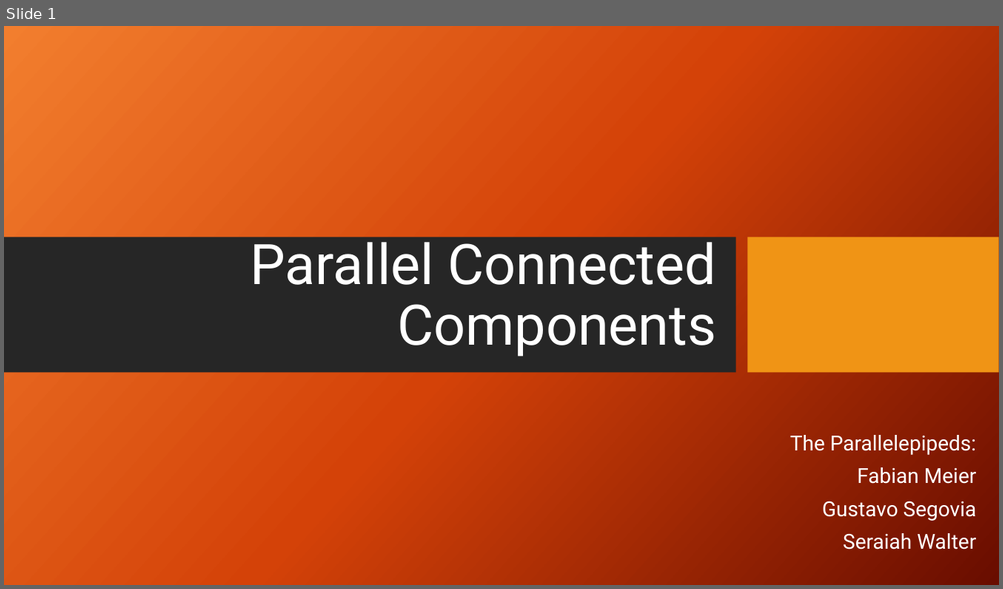
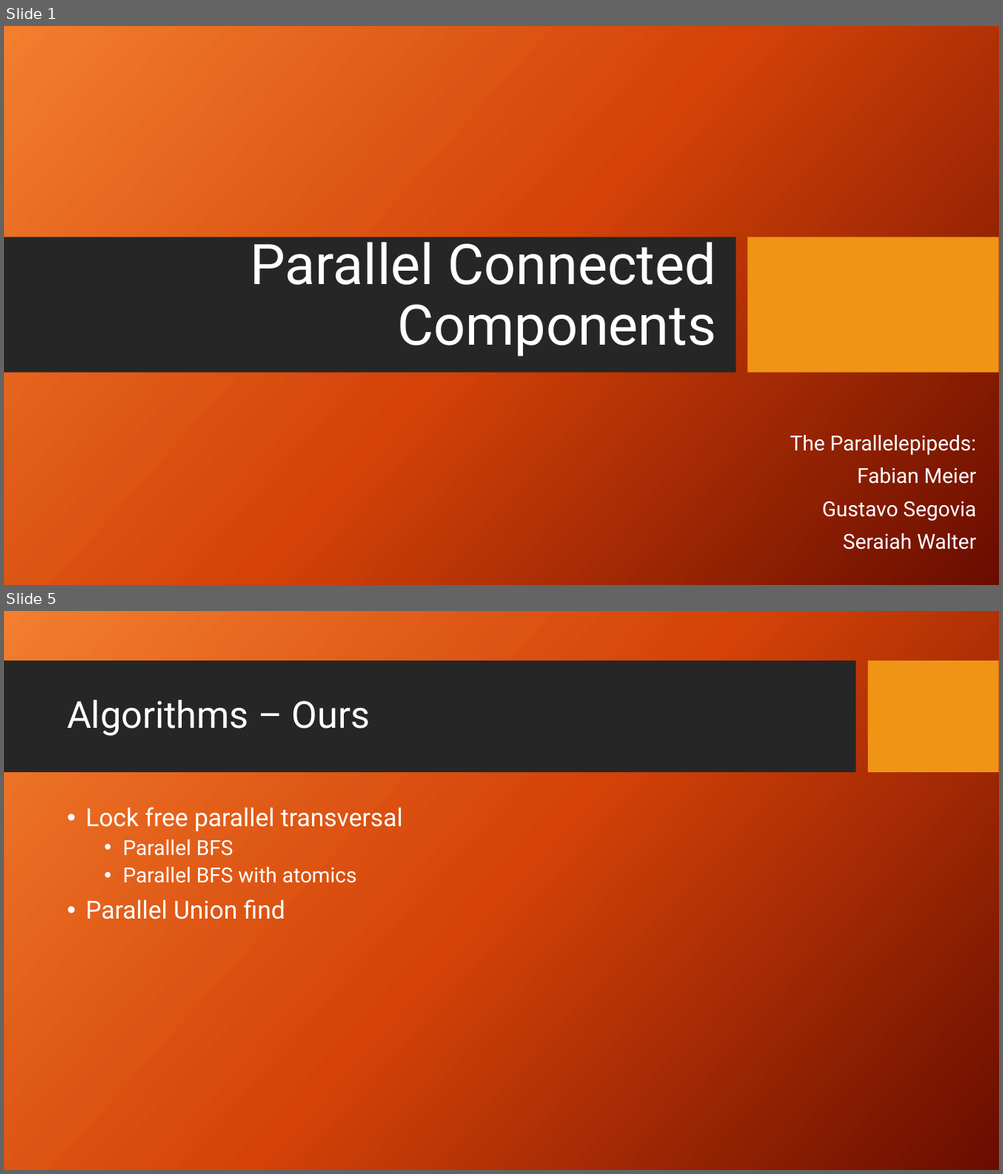
Before and after one commit to Aphlax/Parallelepipeds, a slide deck: FinalPresentation_Parallel Connected Components.pptx. Shown one above the other, each under a label of ours: slide 1 before the commit, slides 1 and 5 after it; the slides between them are not shown. The pictures are 1003x589 and 1003x1174 pixels, drawn with LibreOffice and Linux fonts; fonts in the diff are those of the drawing; background and template pictures are left out. Boxes give left, top, right and bottom in pixels: in the first picture for what was removed or moved away, otherwise in the second. Text is boxed around its words. In the diff, an @@ line names an element or a change of style, - is before the commit and + after.

```diff
--- a/FinalPresentation_Parallel Connected Components.pptx
+++ b/FinalPresentation_Parallel Connected Components.pptx
@@ slide 5 added at bbox=[4, 611, 999, 1170], background picture (left out) @@
@@ rectangle added at bbox=[4, 661, 855, 773], fill #262626 @@
@@ rectangle added at bbox=[868, 661, 999, 773], fill #F09415 @@
@@ title added at bbox=[67, 700, 370, 736], 36 pt, text #FFFFFF @@
+Algorithms – Ours
@@ text added at bbox=[85, 807, 403, 920], 24 pt, text #FFFFFF @@
+• Lock free parallel transversal
+  • Parallel BFS
+  • Parallel BFS with atomics
+• Parallel Union find
```
Also in this commit, not shown: 18 other slides added.
